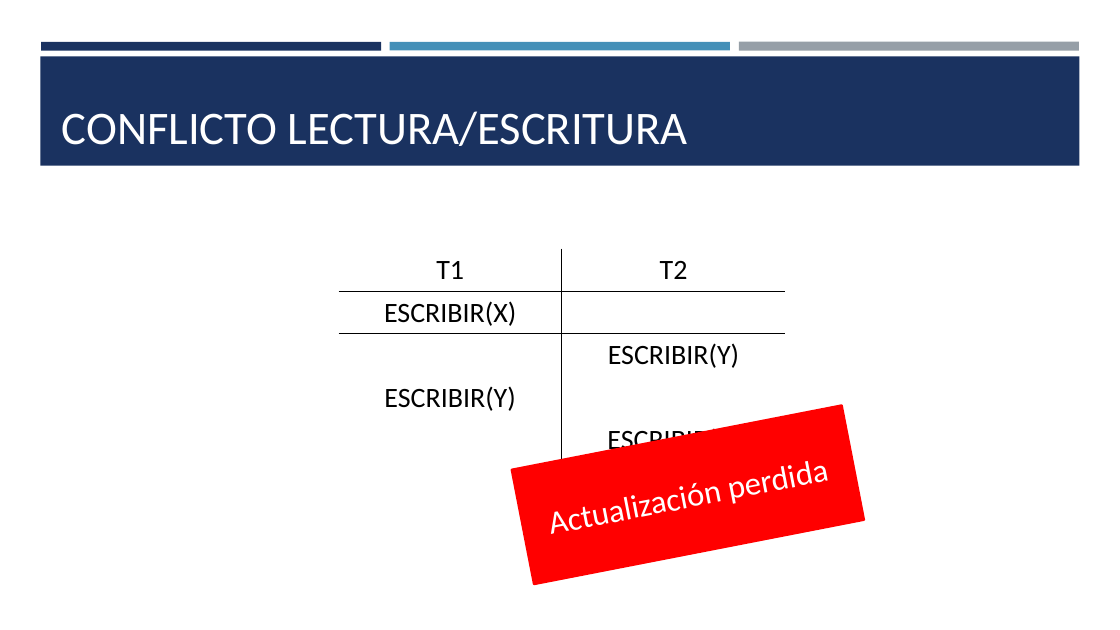
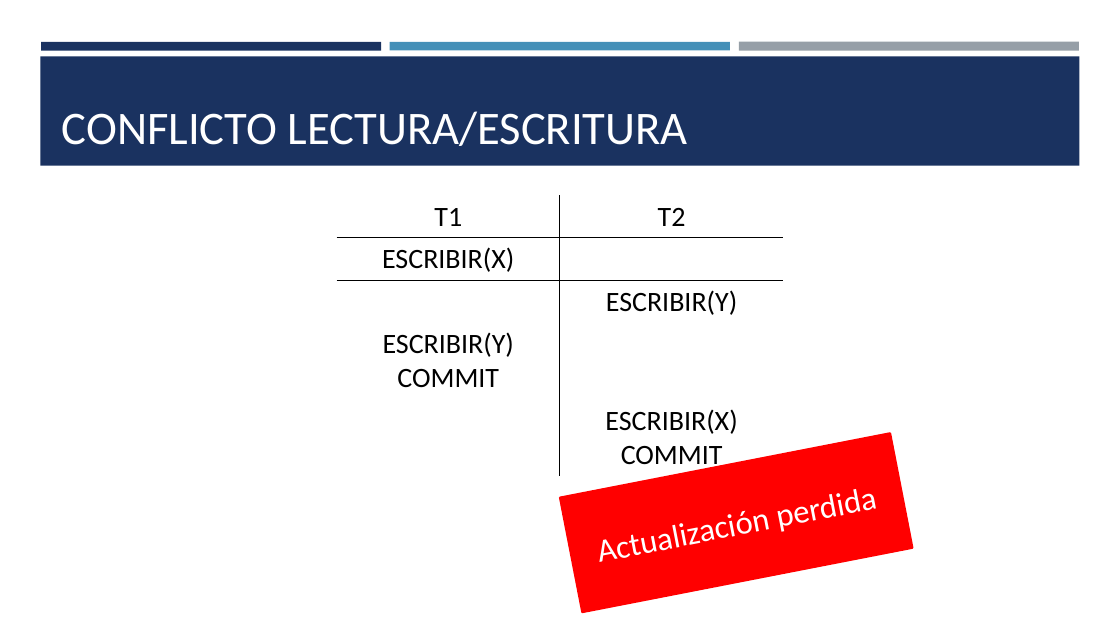
Before and after one commit to scferrada/academic-kickstart, a slide deck: slide 18 of static/pptx/transaccionesI.pptx. Drawn at 1120x630 pixels with LibreOffice and Linux fonts; fonts in the diff are those of the drawing. Boxes give left, top, right and bottom in pixels: in the first picture for what was removed or moved away, otherwise in the second. Text is boxed around its words. In the diff, an @@ line names an element or a change of style, - is before the commit and + after.

```diff
--- a/static/pptx/transaccionesI.pptx
+++ b/static/pptx/transaccionesI.pptx
@@ table at bbox=[337, 195, 784, 475] @@
-row 4, column 1: ESCRIBIR(Y)
+row 4, column 1: ESCRIBIR(Y) / COMMIT
-row 5, column 2: ESCRIBIR(X)
+row 5, column 2: ESCRIBIR(X) / COMMIT
@@ table: place and size @@
-table at bbox=[339, 249, 786, 459]
+table at bbox=[337, 195, 784, 475]
@@ rectangle "Actualización perdida": place and size @@
-rectangle "Actualización perdida" at bbox=[512, 405, 865, 584]
+rectangle "Actualización perdida" at bbox=[560, 434, 913, 612]
```
Also in this commit, not shown: 5 other slides changed, 1 slide added, 1 other file.
